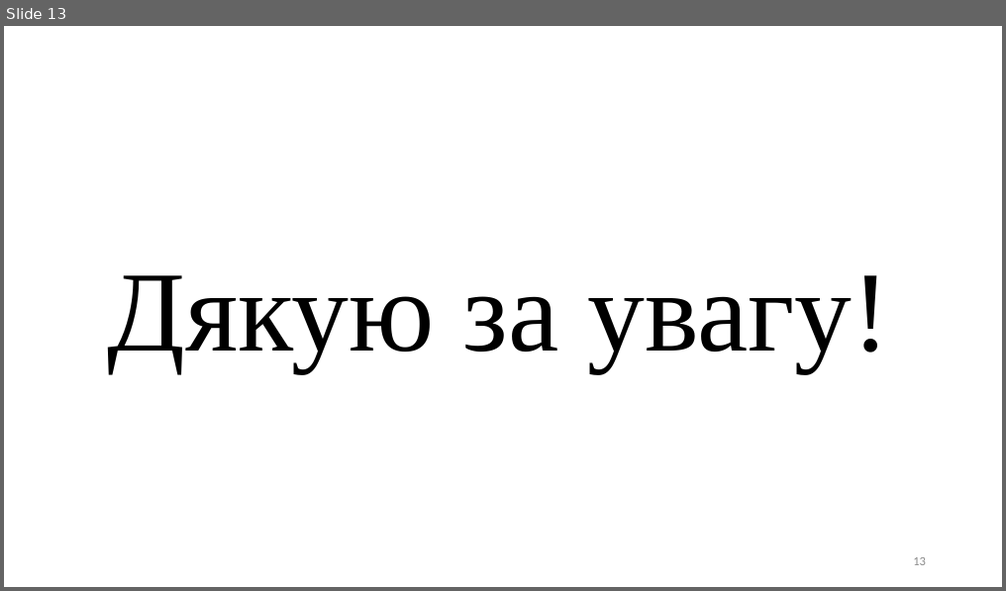
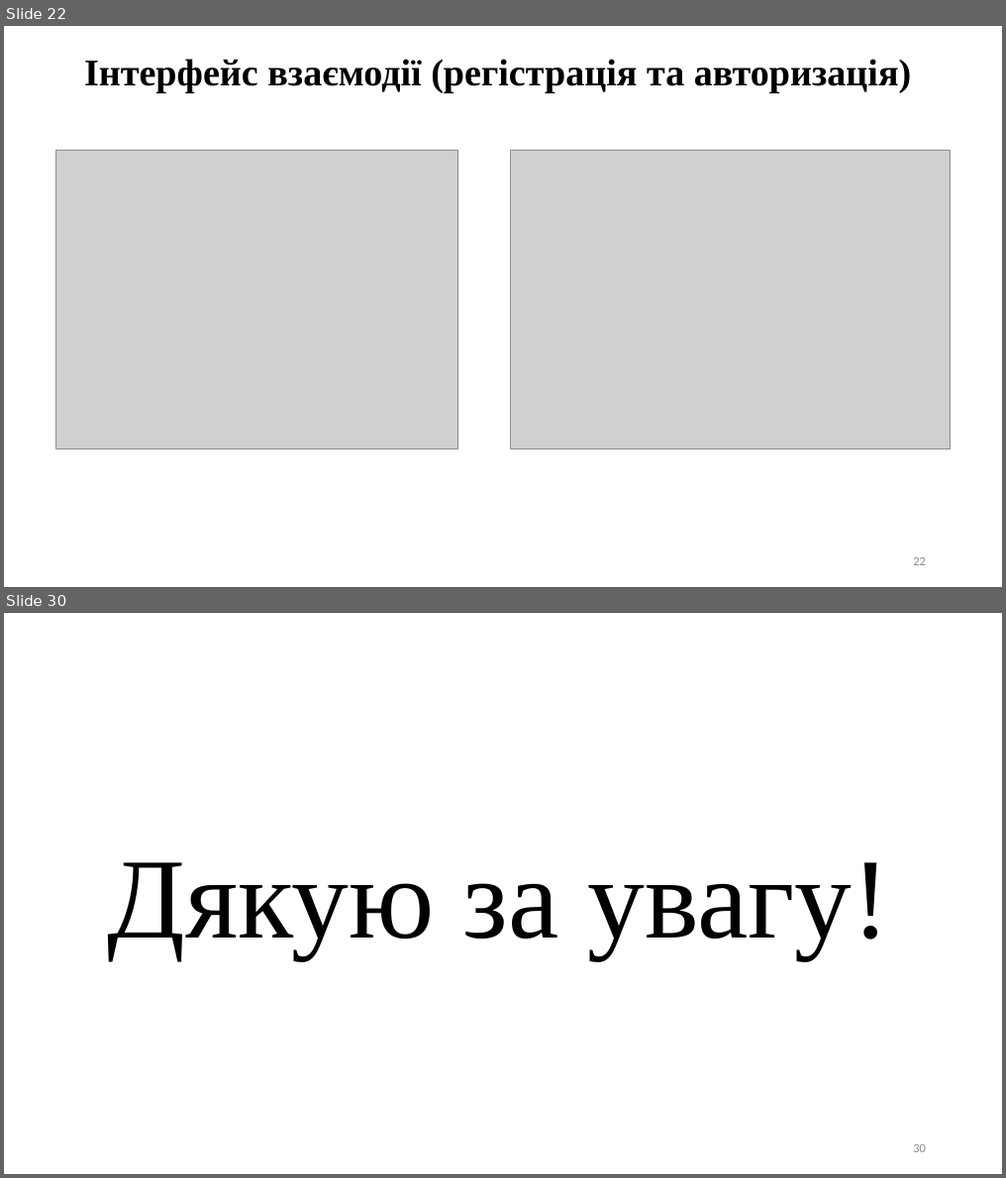
Before and after one commit to Lenartov/source, a slide deck: Диплом/Диплом презентація.pptx. Shown one above the other, each under a label of ours: slide 13 before the commit, slides 22 and 30 after it; the slides between them are not shown. The pictures are 1006x591 and 1006x1178 pixels, drawn with LibreOffice and Linux fonts; fonts in the diff are those of the drawing; grey boxes stand for pictures. Boxes give left, top, right and bottom in pixels: in the first picture for what was removed or moved away, otherwise in the second. Text is boxed around its words. In the diff, an @@ line names an element or a change of style, - is before the commit and + after.

```diff
--- a/Диплом/Диплом презентація.pptx
+++ b/Диплом/Диплом презентація.pptx
@@ slide 22 added at (x1=4, y1=26, x2=1002, y2=587), background #FFFFFF @@
@@ text added at (x1=84, y1=59, x2=911, y2=92), 36.3 pt, text #000000, bold @@
+Інтерфейс взаємодії (регістрація та авторизація)
@@ picture added at (x1=55, y1=150, x2=458, y2=449) @@
@@ picture added at (x1=511, y1=151, x2=950, y2=450) @@
@@ page number added at (x1=913, y1=558, x2=926, y2=566), 12 pt, text #8C8C8C @@
+22
@@ what was slide 13 is now slide 30 @@
@@ page number at (x1=913, y1=1145, x2=926, y2=1153): text changed @@
-13
+30
```
Also in this commit, not shown: 2 slides changed, 17 other slides added, 1 slide removed, 2 other files.
